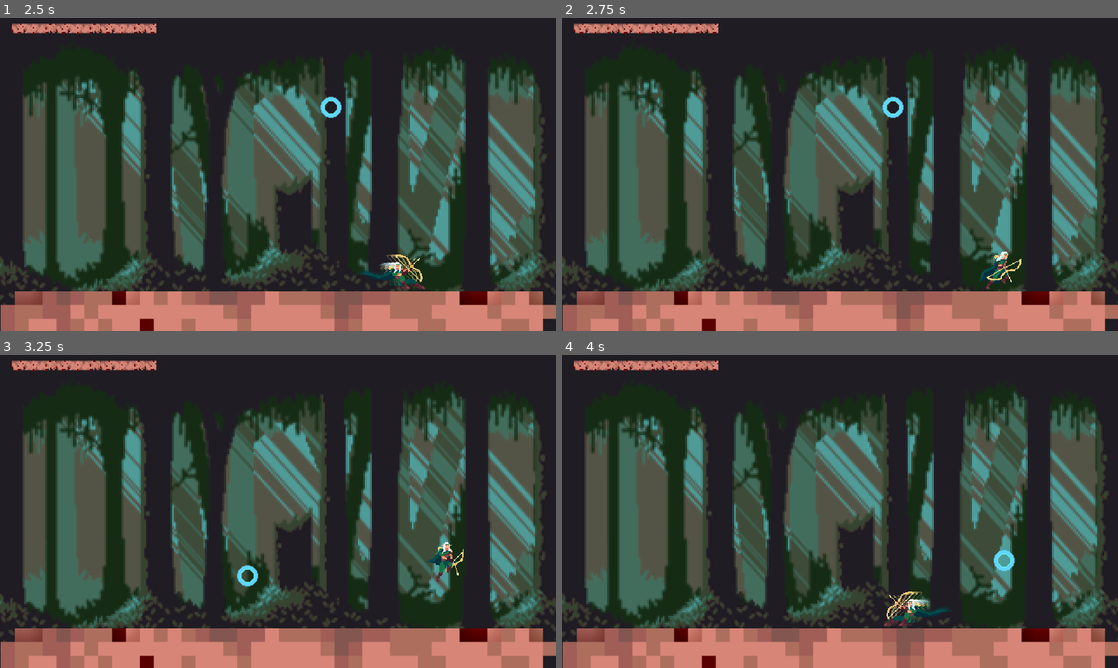
Above: before the commit, frames 1-4 (two rows, left to right).
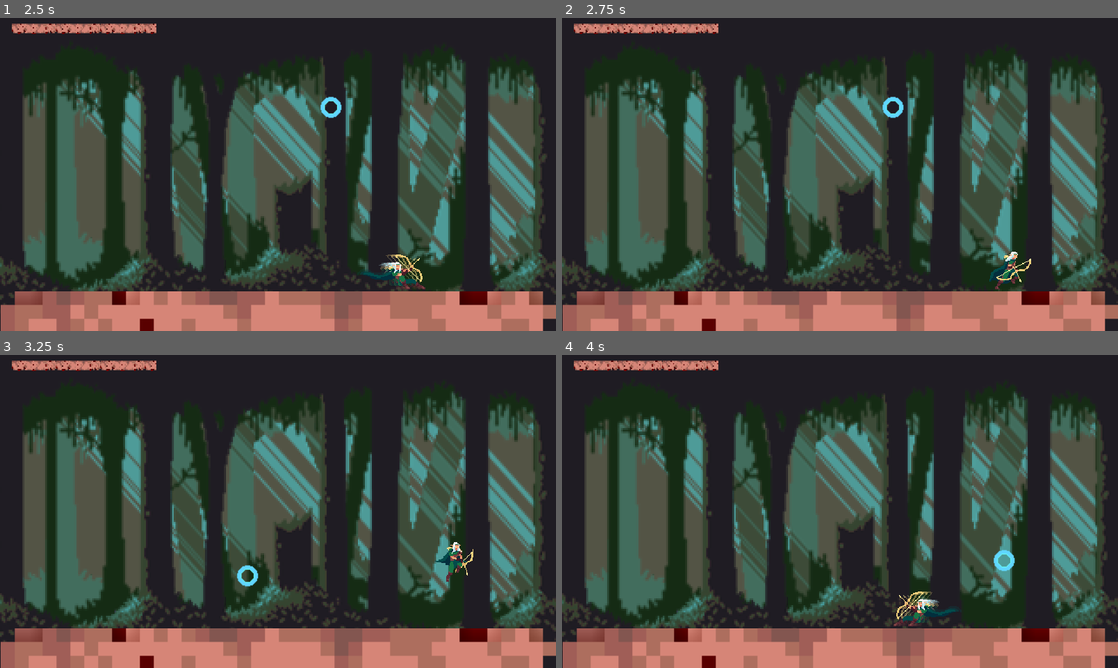
Above: after the commit, the same moments.

Repository: dcrespo3d/GGJ2023
Game: Godot game, scene res://EscenaMain.tscn
The game is run twice, just before and just after one commit, with the same random seed, the same clock (stepped at 60 frames per second) and the same inputs.
Inputs (mouse positions are in pixels of both pictures, inside the frame that each line leads up to):
- Up to frame 1 (2.5 s): move the mouse to (400, 158) at 0.52 s; hold Right (ui_right) 0.53-1.28 s; tap Space (dash_key) at 0.6, 1.35, 2.1 s; move the mouse to (166, 190) at 1.27 s; hold Left (ui_left) 1.28-2.03 s; move the mouse to (333, 105) at 2.02 s; hold Right (ui_right) from 2.03 s (still down)
- Up to frame 2 (2.75 s): keep holding Right (ui_right)
- Up to frame 3 (3.25 s): move the mouse to (250, 574) at 2.77 s; release Right (ui_right) at 2.78 s; hold Up (ui_up) from 2.78 s (still down); tap Space (dash_key) at 2.85 s
- Up to frame 4 (4 s): move the mouse to (1006, 558) at 3.52 s; release Up (ui_up) at 3.53 s; hold Left (ui_left) from 3.53 s (still down); tap Space (dash_key) at 3.6 s

Frame 1 is identical in both runs. In frame 2, 0.5% of the frame differs, in the area x 75-85%, y 74-87%; in frame 3, 0.5%; in frame 4, 0.7%, in the area x 57-72%, y 75-87%.

Commit message:
DASH 4.0

Diff:
--- a/EscenaMain.tscn
+++ b/EscenaMain.tscn
@@ -65,6 +65,7 @@
 position = Vector2( 254.667, 234.333 )
 maxHealth = 20
 dashspeed = 800
+mindashduration = 20
 
 [node name="Area2D" type="Area2D" parent="."]
 
--- a/Player.gd
+++ b/Player.gd
@@ -10,6 +10,8 @@
 # Called when the node enters the scene tree for the first time.
 func _ready():
 	pass # Replace with function body.
+
+
 export var maxHealth = 500
 var currentHealth = maxHealth
 export var inmunity = false
@@ -22,15 +24,18 @@
 var isonfloor = false
 
 export var dashspeed = 1000
+export var mindashspeed = 250
 export var dashduration = 70
 export var mindashduration = 10
-export var dashcooldown = 50
-export var dashrecoveryspeed = 0.001
+export var dashcooldown = 0.2
+export var dashrecoveryspeed = 0.2
+export var dashstalerate = 0.8
 
 
 var dashcool = 0
 var landing = false
 var dashlength = 20
+var dashspeedtemp = 1000
 var dashstale = 1
 var lookleft = false
 enum {NORMAL, SUCK, BUSY, HIT, DEAD, JUMP, DASH}
@@ -43,10 +48,12 @@
 
 
 	if dashstale < 1:
-		dashstale = dashstale + dashrecoveryspeed
+		dashstale = dashstale + dashrecoveryspeed * delta
+	if dashstale > 1:
+		dashstale = 1
 
 	if dashcool > 0:
-		dashcool = dashcool - 1
+		dashcool = dashcool - 1 * delta
 
 	if Input.is_action_just_pressed("debug1"):
 		state = NORMAL
@@ -81,7 +88,7 @@
 
 	velocity.y += fallacc * delta
 
-	print(landing)
+	print(dashstale)
 
 
 	#print(isonfloor)
@@ -170,25 +177,28 @@
 	dashlength = dashlength-1
 	if dashlength > 0:
 		if lookleft:
-			velocity.x = -dashspeed
+			velocity.x = -dashspeedtemp
 			velocity = move_and_slide(velocity, Vector2.UP)
 			dashlength = dashlength - 1
 		else:
-			velocity.x = dashspeed
+			velocity.x = dashspeedtemp
 			velocity = move_and_slide(velocity, Vector2.UP)
 			dashlength = dashlength - 1
 	else:
 		dashlength = dashduration
 		state = NORMAL
 		dashcool = dashcooldown
+
 	return
 
 func dash(delta, dashduration):
 	if dashcool <= 0:
-		dashlength = dashduration * dashstale
+		dashlength = dashduration # * dashstale
+		dashspeedtemp = dashspeed * dashstale
 		if dashlength < mindashduration:
 			dashlength = mindashduration
-		dashstale = dashstale * 0.8
+
+		dashstale = dashstale * dashstalerate
 		state = DASH
 	return
 
